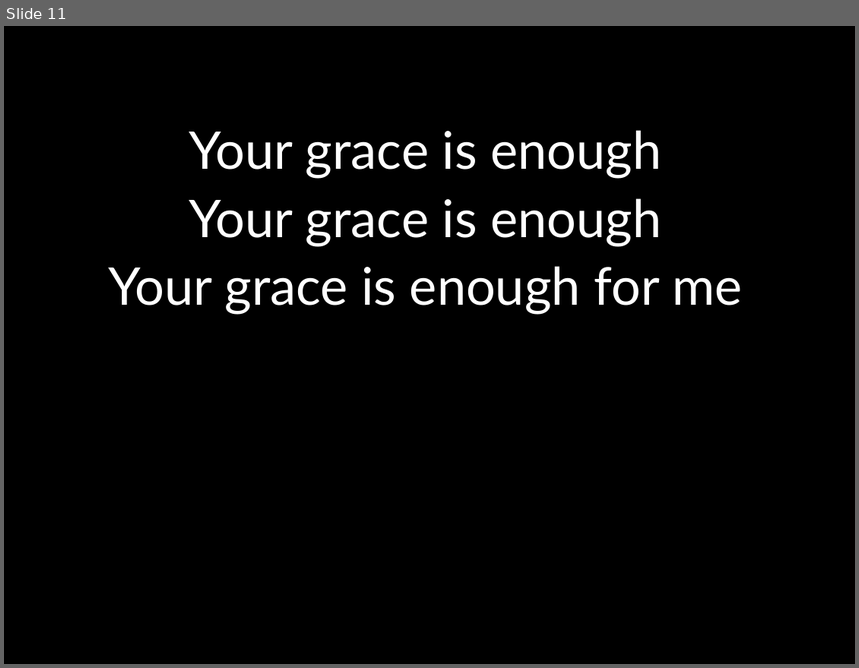
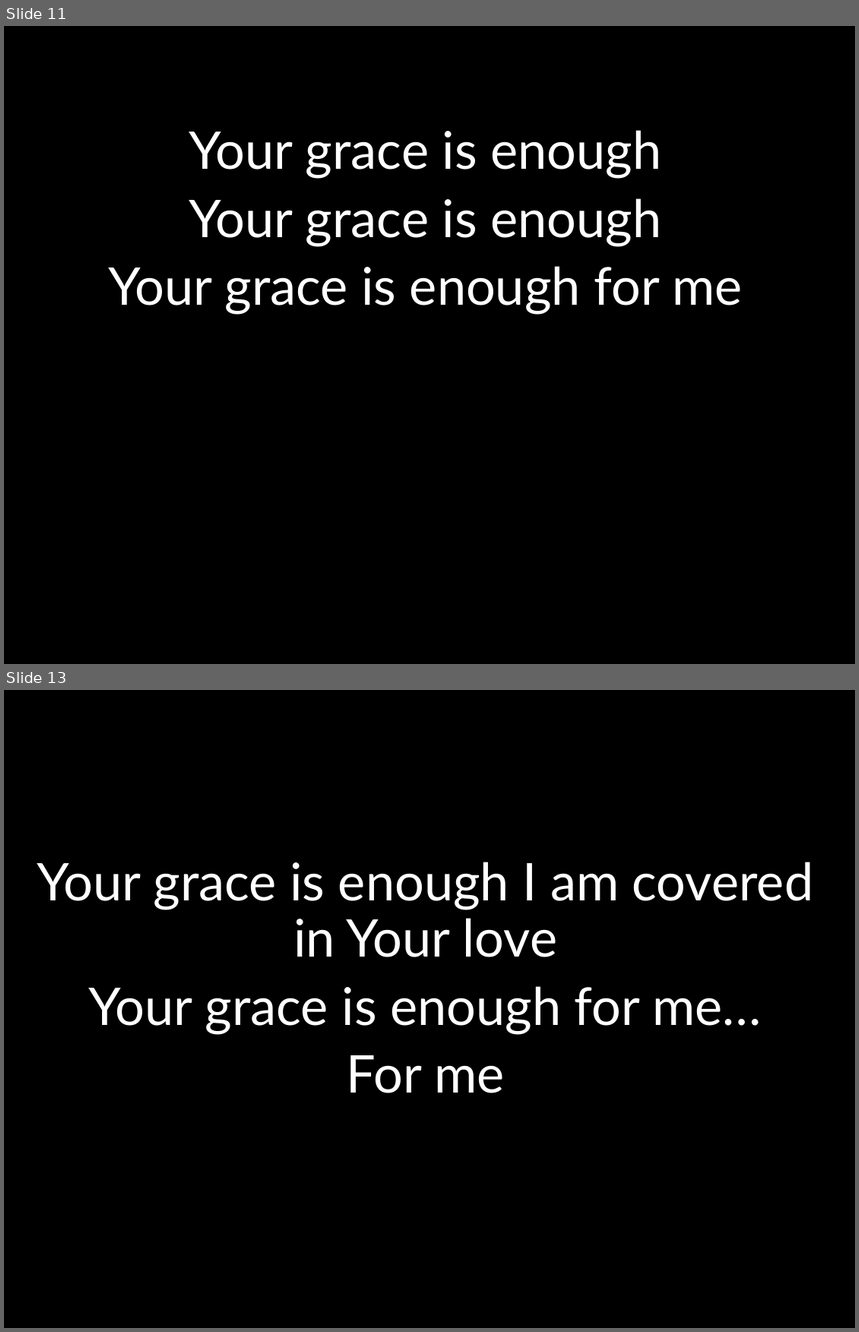
Before and after one commit to kendall412/worship, a slide deck: Your Grace is Enough.pptx. Shown one above the other, each under a label of ours: slide 11 before the commit, slides 11 and 13 after it; the slides between them are not shown. The pictures are 859x668 and 859x1332 pixels, drawn with LibreOffice and Linux fonts; fonts in the diff are those of the drawing. Boxes give left, top, right and bottom in pixels: in the first picture for what was removed or moved away, otherwise in the second. Text is boxed around its words. In the diff, an @@ line names an element or a change of style, - is before the commit and + after.

```diff
--- a/Your Grace is Enough.pptx
+++ b/Your Grace is Enough.pptx
@@ slide 13 added at box(4, 690, 855, 1328), background #000000 @@
@@ subtitle added at box(37, 862, 813, 1094), 44 pt, text #FFFFFF @@
+Your grace is enough I am covered in Your love
+Your grace is enough for me…
+For me
```
Also in this commit, not shown: 1 slide changed, 4 other files.
